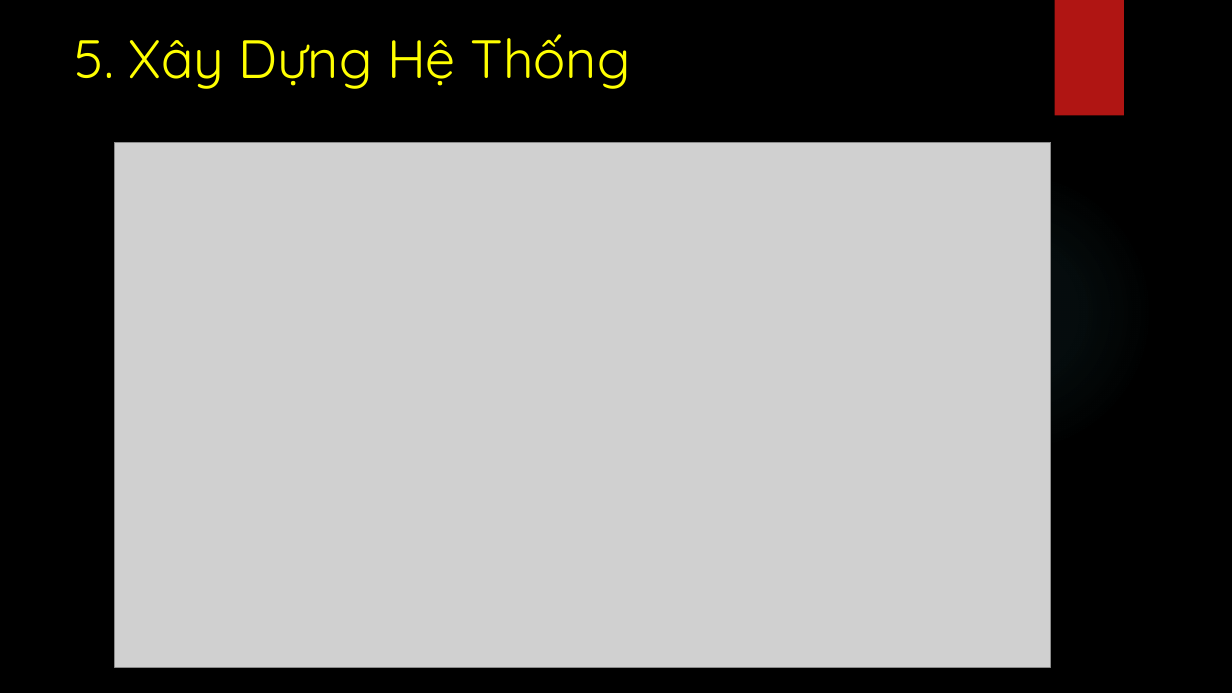
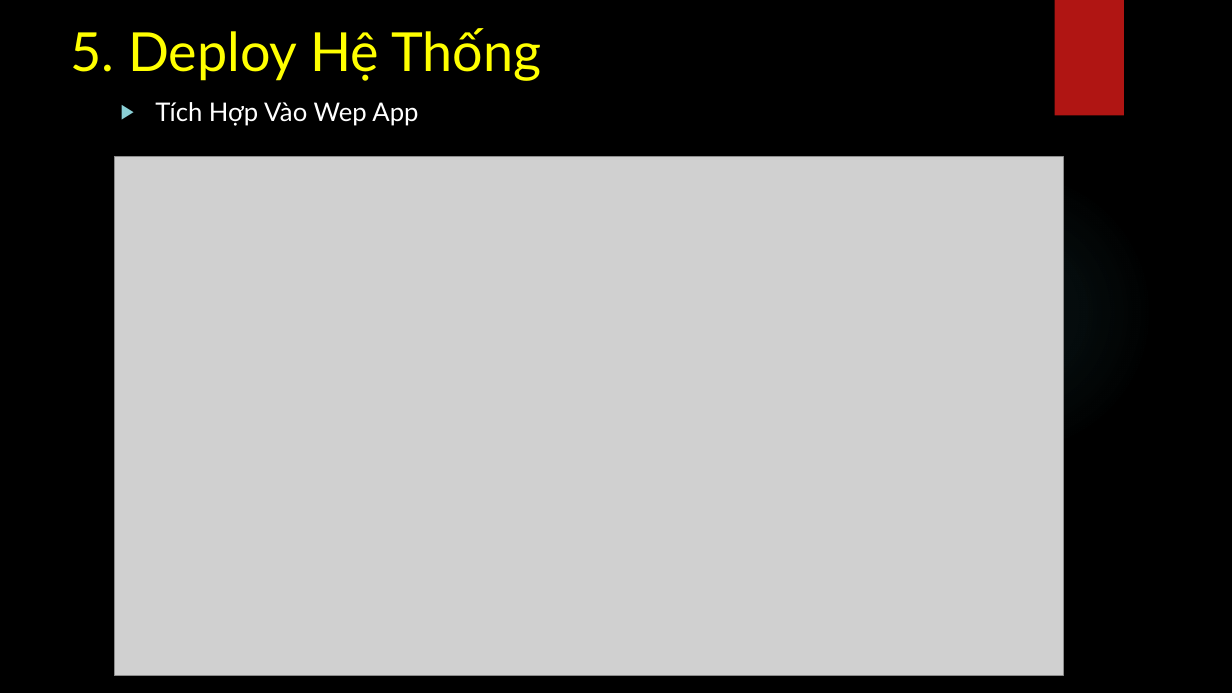
Before and after one commit to PhatBK/videojs-event-tracking-plugin, a slide deck: slide 12 of serminal/slides.pptx (slide 8 before the commit). Drawn at 1232x693 pixels with LibreOffice and Linux fonts; fonts in the diff are those of the drawing; grey boxes stand for pictures; background and template pictures are left out. Boxes give left, top, right and bottom in pixels: in the first picture for what was removed or moved away, otherwise in the second. Text is boxed around its words. In the diff, an @@ line names an element or a change of style, - is before the commit and + after.

```diff
--- a/serminal/slides.pptx
+++ b/serminal/slides.pptx
@@ title at box(70, 28, 541, 81): text changed; font Quicksand to Lato @@
-5. Xây Dựng Hệ Thống
+5. Deploy Hệ Thống
@@ text added at box(155, 102, 418, 126), 20 pt, text #FFFFFF @@
+▶ Tích Hợp Vào Wep App
@@ picture: place and size @@
-picture at box(115, 142, 1051, 667)
+picture at box(115, 157, 1064, 677)
```
Also in this commit, not shown: 9 other slides changed, 5 slides added, 1 slide removed.
